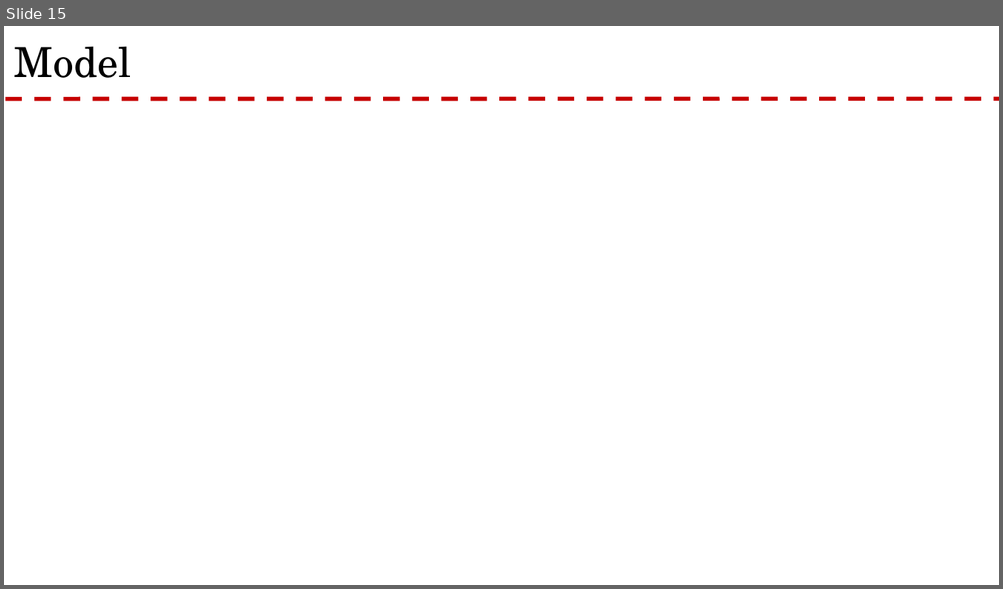
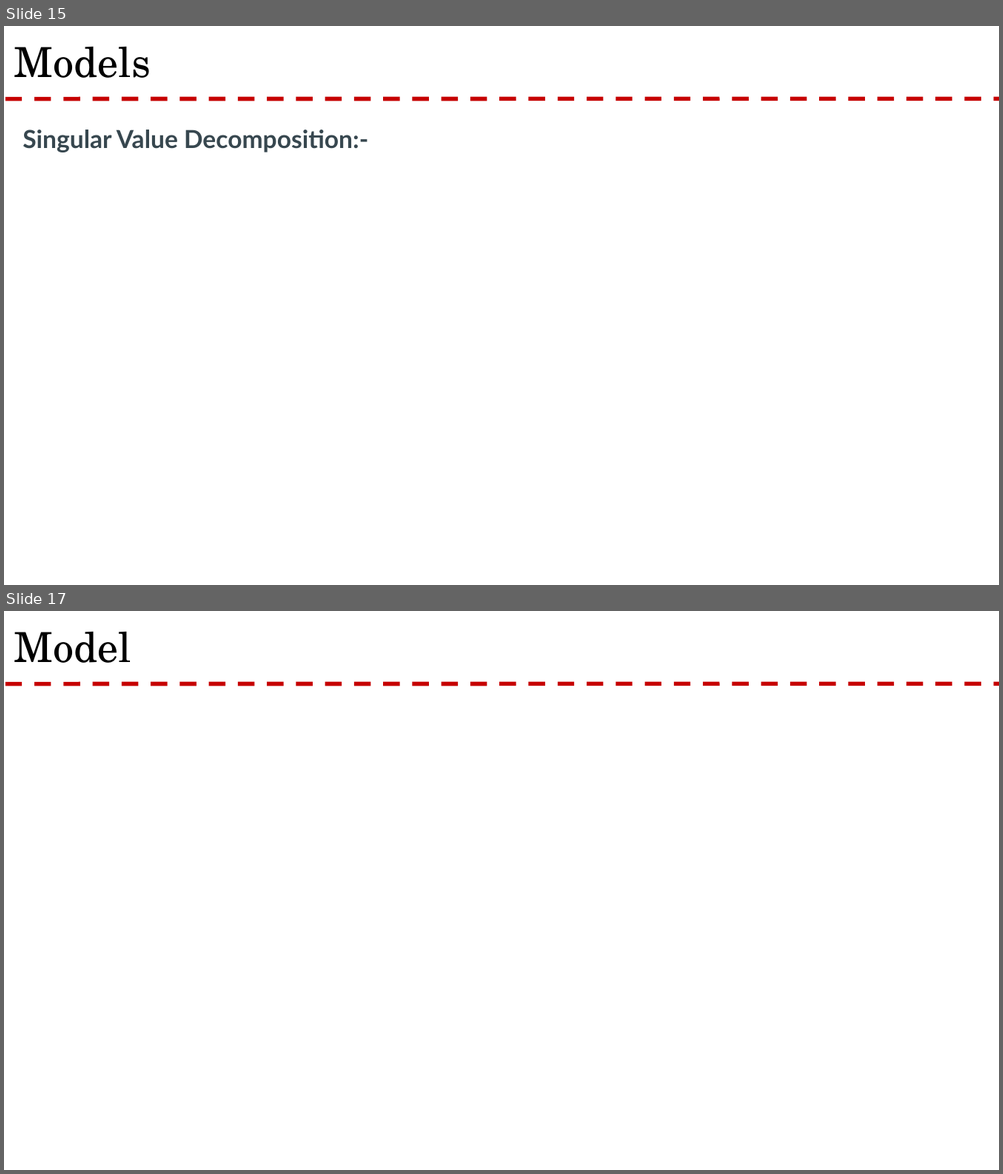
Before and after one commit to rnair7163/Restaurant-Recommendation-System-using-Yelp-Dataset, a slide deck: PPT/Yelp Presentation.pptx. Shown one above the other, each under a label of ours: slide 15 before the commit, slides 15 and 17 after it; the slides between them are not shown. The pictures are 1003x589 and 1003x1174 pixels, drawn with LibreOffice and Linux fonts; fonts in the diff are those of the drawing; background and template pictures are left out. Boxes give left, top, right and bottom in pixels: in the first picture for what was removed or moved away, otherwise in the second. Text is boxed around its words. In the diff, an @@ line names an element or a change of style, - is before the commit and + after.

```diff
--- a/PPT/Yelp Presentation.pptx
+++ b/PPT/Yelp Presentation.pptx
@@ slide 15 added at bbox=[4, 26, 999, 585], background #FFFFFF; not listed: 1 template element that a slide beside it also shows @@
@@ title added at bbox=[14, 46, 151, 78], 30 pt, text #000000 @@
+Models
@@ text added at bbox=[22, 130, 368, 153], 18 pt, text #37474F, bold @@
+Singular Value Decomposition:-
@@ what was slide 15 is now slide 17 @@
```
Also in this commit, not shown: 4 slides changed, 2 other slides added, 1 slide removed.
